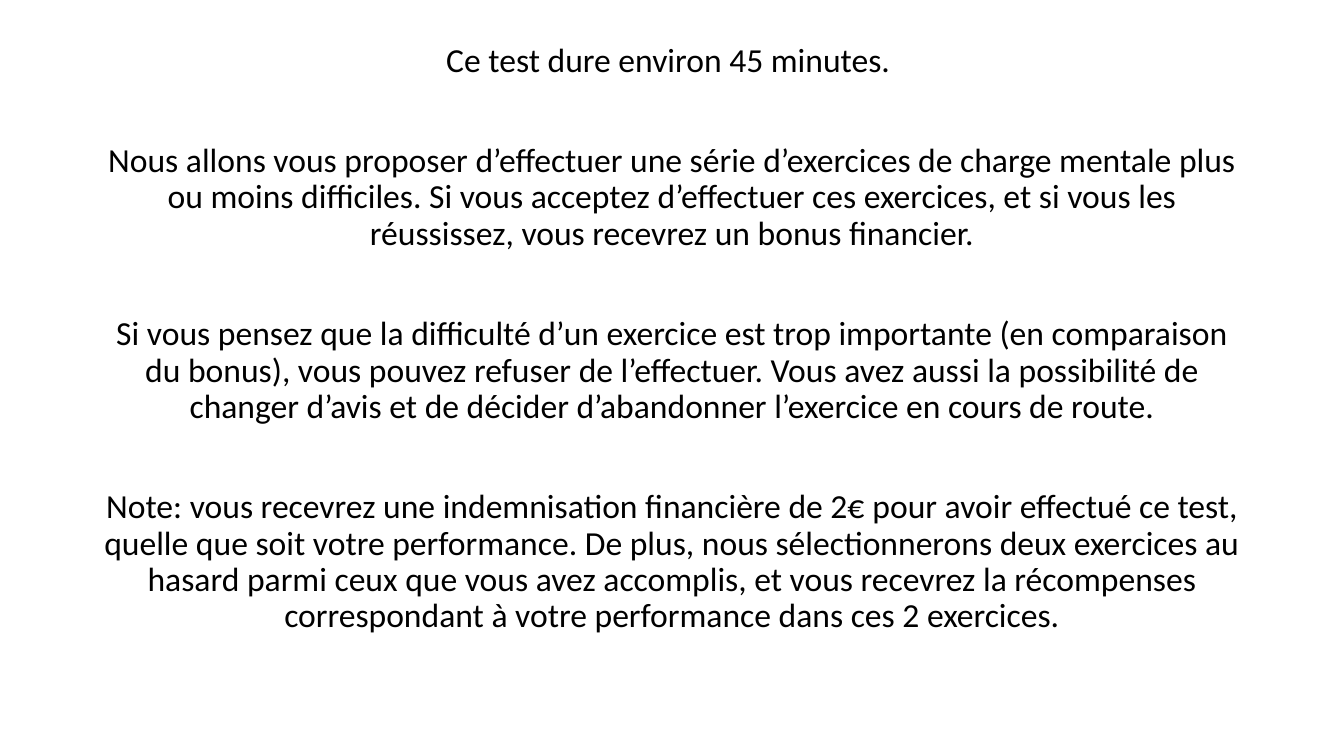
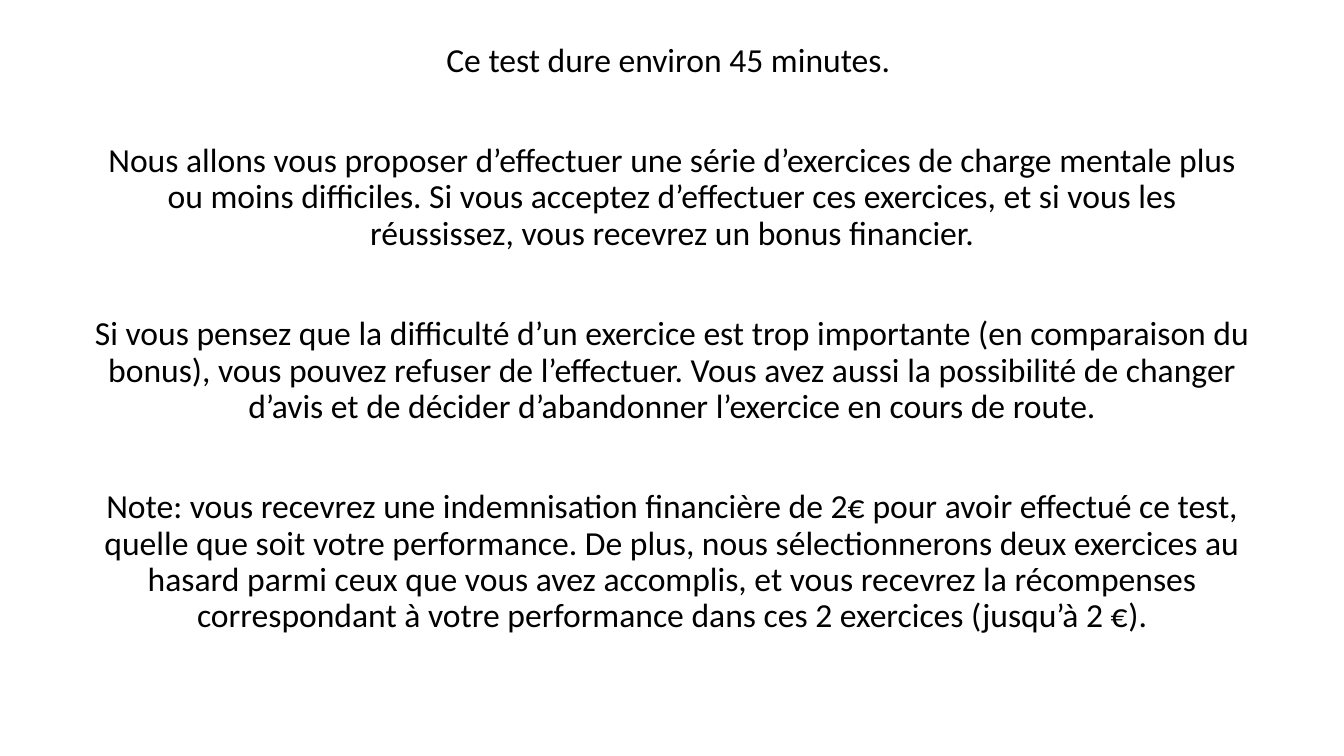
Before and after one commit to MBB-team/Online_Testing, a slide deck: slide 2 of src/EngMain/Stimuli/Instructions.pptx. Drawn at 1344x756 pixels with LibreOffice and Linux fonts; fonts in the diff are those of the drawing. Boxes give left, top, right and bottom in pixels: in the first picture for what was removed or moved away, otherwise in the second. Text is boxed around its words. In the diff, an @@ line names an element or a change of style, - is before the commit and + after.

```diff
--- a/src/EngMain/Stimuli/Instructions.pptx
+++ b/src/EngMain/Stimuli/Instructions.pptx
@@ text "Ce test dure environ 45 ...": place and size @@
-text "Ce test dure environ 45 ..." at box(104, 48, 1239, 633)
+text "Ce test dure environ 45 ..." at box(95, 48, 1248, 633)
@@ text at box(104, 494, 1239, 633): text changed @@
-Note: vous recevrez une indemnisation financière de 2€ pour avoir effectué ce test, quelle que soit votre performance. De plus, nous sélectionnerons deux exercices au hasard parmi ceux que vous avez accomplis, et vous recevrez la récompenses correspondant à votre performance dans ces 2 exercices.
+Note: vous recevrez une indemnisation financière de 2€ pour avoir effectué ce test, quelle que soit votre performance. De plus, nous sélectionnerons deux exercices au hasard parmi ceux que vous avez accomplis, et vous recevrez la récompenses correspondant à votre performance dans ces 2 exercices (jusqu’à 2 €).
```
Also in this commit, not shown: 1 other file.
